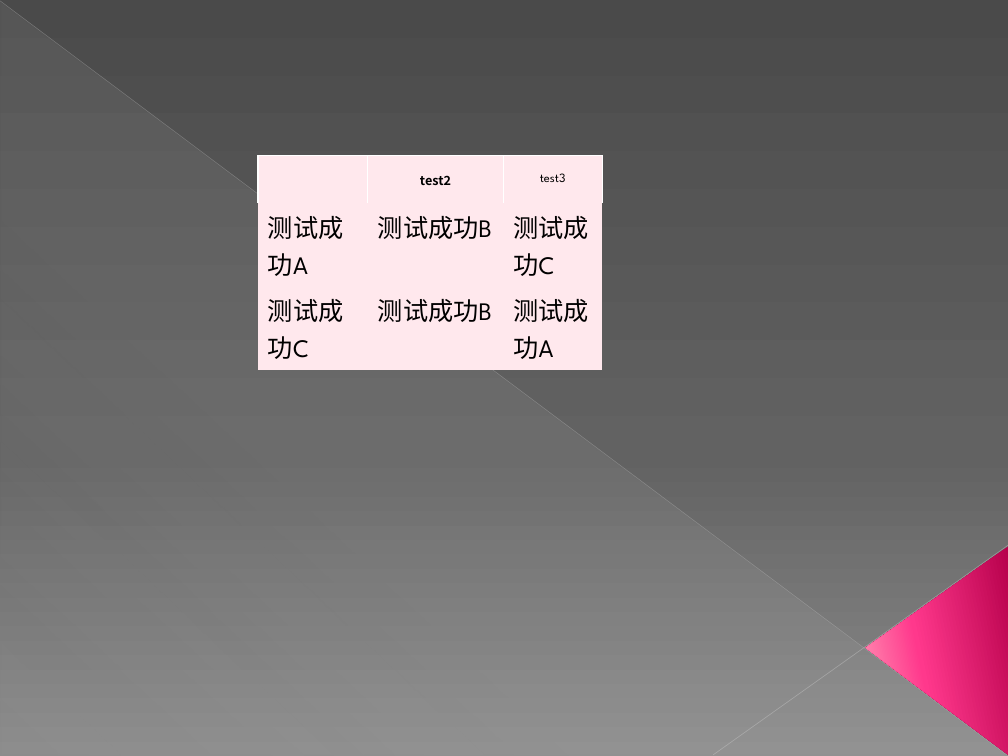
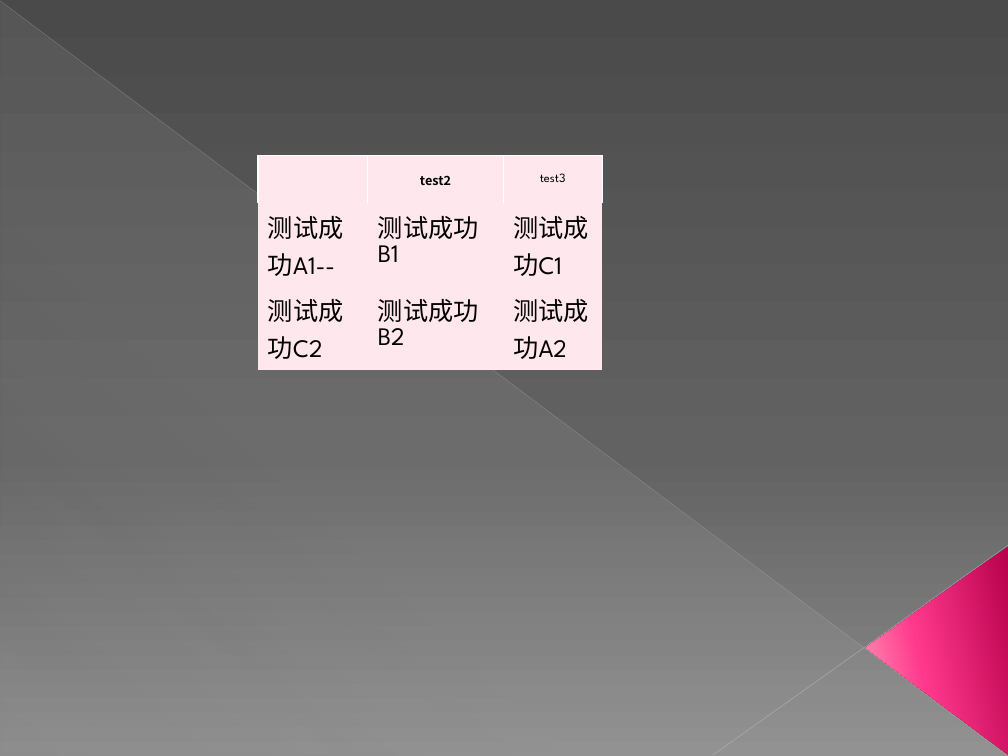
Before and after one commit to wuda5/poi-ppt-report, a slide deck: slide 2 of src/main/resources/result.pptx. Drawn at 1008x756 pixels with LibreOffice and Linux fonts; fonts in the diff are those of the drawing. Boxes give left, top, right and bottom in pixels: in the first picture for what was removed or moved away, otherwise in the second. Text is boxed around its words. In the diff, an @@ line names an element or a change of style, - is before the commit and + after.

```diff
--- a/src/main/resources/result.pptx
+++ b/src/main/resources/result.pptx
@@ table at (258, 156, 602, 363) @@
-row 2: 测试成功A | 测试成功B | 测试成功C
+row 2: 测试成功A1-- | 测试成功B1 | 测试成功C1
-row 3: 测试成功C | 测试成功B | 测试成功A
+row 3: 测试成功C2 | 测试成功B2 | 测试成功A2
```
Also in this commit, not shown: 58 other files.
